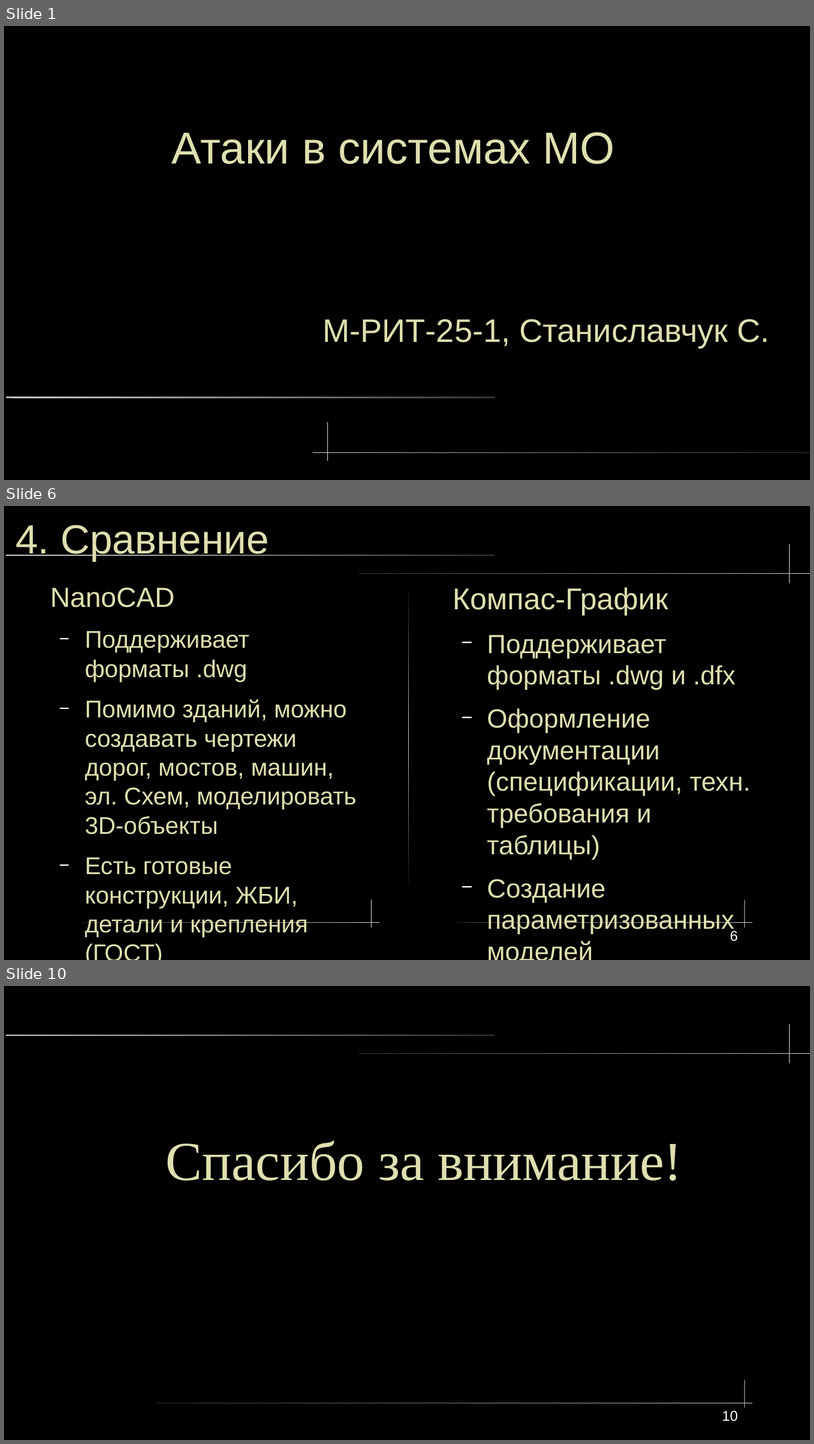
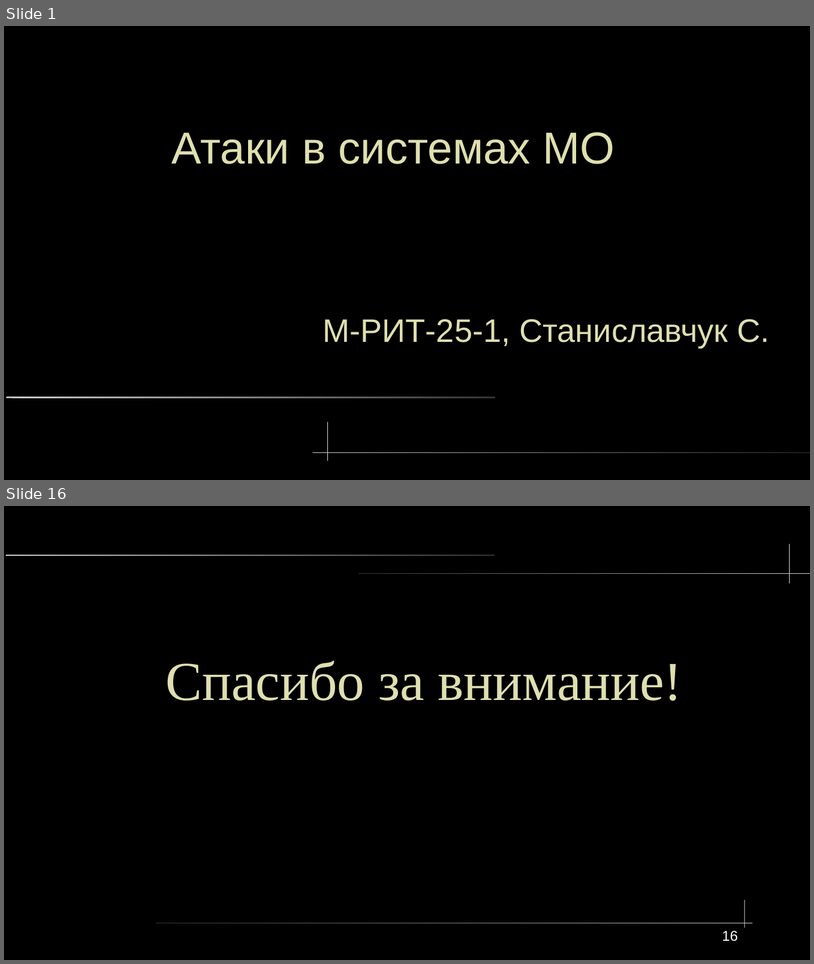
Before and after one commit to lxvevery1/LSTU_MAG, a slide deck: 5_1/ML/lab/coursework/presentation/ProjectOrg.odp. Shown one above the other, each under a label of ours: slides 1, 6 and 10 before the commit, slides 1 and 16 after it; the slides between them are not shown. The pictures are 814x1444 and 814x964 pixels, drawn with LibreOffice and Linux fonts; fonts in the diff are those of the drawing. Boxes give left, top, right and bottom in pixels: in the first picture for what was removed or moved away, otherwise in the second. Text is boxed around its words. In the diff, an @@ line names an element or a change of style, - is before the commit and + after.

```diff
--- a/5_1/ML/lab/coursework/presentation/ProjectOrg.odp
+++ b/5_1/ML/lab/coursework/presentation/ProjectOrg.odp
@@ slide 6 removed at (4, 506, 810, 960), background #000000; not listed: 4 template elements that a slide beside it also shows @@
@@ title removed at (15, 525, 269, 562) @@
-4. Сравнение
@@ text removed at (50, 588, 356, 937) @@
-NanoCAD
-  − Поддерживает форматы .dwg
-  − Помимо зданий, можно создавать чертежи дорог, мостов, машин, эл. Схем, моделировать 3D-объекты
-  − Есть готовые конструкции, ЖБИ, детали и крепления (ГОСТ)
-  − “Открытое API”
-  − Онлайн-курсы
@@ freeform shape removed at (408, 589, 410, 885) @@
@@ text removed at (453, 587, 750, 934) @@
-Компас-График
-  − Поддерживает форматы .dwg и .dfx
-  − Оформление документации (спецификации, техн. требования и таблицы)
-  − Создание параметризованных моделей
@@ freeform shape removed at (371, 899, 372, 927) @@
@@ rounded rectangle removed at (81, 922, 380, 922) @@
@@ rounded rectangle removed at (455, 922, 753, 922) @@
@@ page number removed at (731, 930, 738, 941) @@
-6
@@ what was slide 10 is now slide 16 @@
@@ page number at (722, 930, 738, 941): text changed @@
-10
+16
```
Also in this commit, not shown: 2 slides changed, 13 slides added, 5 other slides removed, 4 other files.
